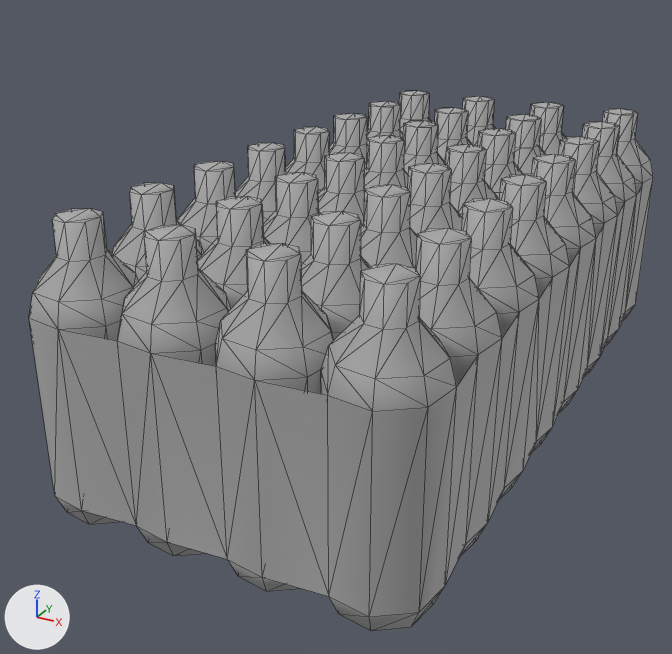
A saved change to the FBX model EasyPacking/media/models_X/WorldItems/pack_of_pop_bottles.fbx.
Camera for both pictures: a 50 mm lens placed at (0.00372, -0.00817, 0.00467), pointed at (-0.00043, -0.00062, 0.00089). The lights are fixed; the arrows at lower left show +X, +Y and +Z. Mesh edges are drawn as thin lines. Vertices at the same position are counted once.

In view in the first picture: 'PopBottlePack'.
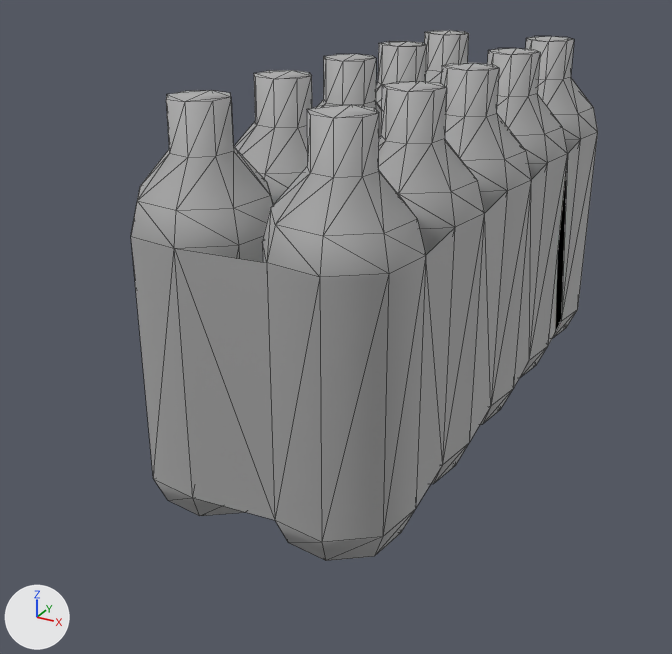
Boxes [x1, y1, x2, y2] around the edits, measured in the pictures (672 x 654 px):
'PopBottlePack', reshaped, rescaled (25% narrower): before [29, 91, 653, 631]; after [131, 30, 598, 561]
part 1 of me_mesh_025, rebuilt (25% narrower): before [29, 91, 653, 631]; after [131, 30, 598, 561]
part 2 of me_mesh_025, deleted: before [197, 108, 546, 339]

The change, as a list of edits to the scene's bpy script:
```text
Change me_mesh_025:
    used by ob_popbottlepack; location = (0.0, 0.0, 0.0); rotation_euler = (1.571, 0.0, 0.0), in degrees (90, 0, 0); scale = (0.0075, 0.0075, 0.0075)
    remove me_mesh_025.from_pydata(...)  # 1536 vertices, 2984 faces; spans x -0.238..0.237, y 0.0..0.344, z -0.479..0.471
    add me_mesh_025.from_pydata(...)  # 480 vertices, 940 faces; spans x -0.122..0.122, y 0.0..0.344, z -0.302..0.302
    me_mesh_025 part 1: the loose piece of 960 vertices spanning x -0.238..0.237, y 0.0..0.344, z -0.479..0.471 is rebuilt with 480 vertices and now spans x -0.122..0.122, y 0.0..0.344, z -0.302..0.302
    me_mesh_025 part 2: 12 loose pieces with 576 vertices, spanning x -0.12..0.119, y 0.0..0.344, z -0.361..0.353, are deleted
Change ob_popbottlepack:
    ob_popbottlepack.scale: (0.0075, 0.0075, 0.0075) -> (0.01, 0.01, 0.01)
```
